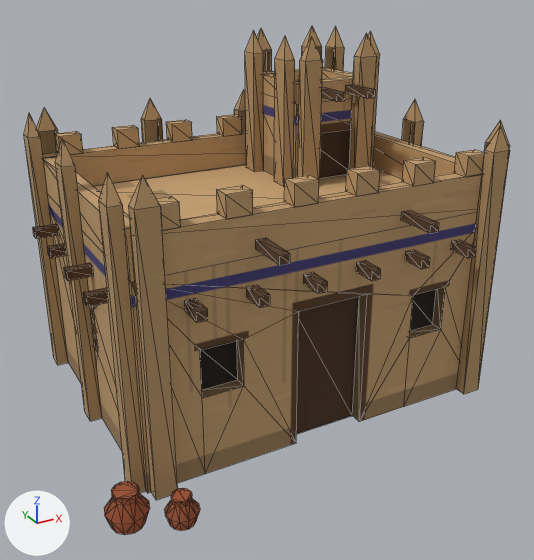
An edit to the glTF model examples/african_house_sahel/africanhousesahel.glb, drawn before and after from the same camera.
Camera for both pictures: a camera (50 mm lens) standing at (-4.99, -9.44, 6.4) and looking at (-0.01, -0.38, 1.87). Every picture has the same lights, and +X, +Y and +Z are marked at lower left. The older version comes first. Mesh edges are drawn as thin lines. Vertices at exactly the same position are counted once.

In view in the first picture: 'AfricanHouseSahel'.
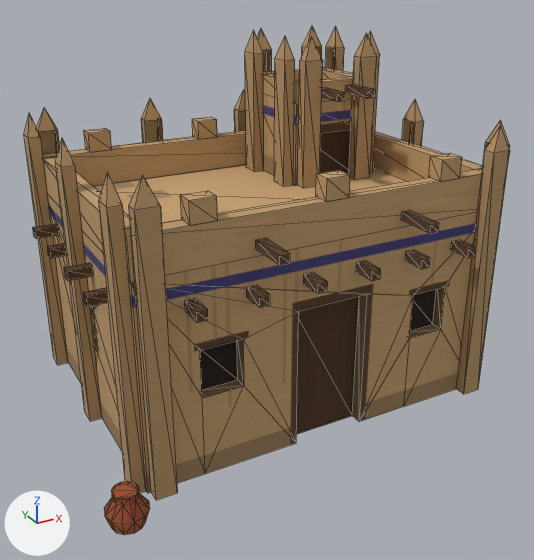
The newer file is also turned or shifted as a whole; pictures and numbers use the older file's frame.

Changed parts and their boxes [x1, y1, x2, y2] in the pictures (534 x 560 px; the box of a moved part takes in the faces that stretch with it):
part 1 of me_africanhousesahel, moved or reshaped: before [157, 196, 181, 230]; after [180, 191, 218, 225]
part 2 of me_africanhousesahel, moved or reshaped: before [346, 166, 380, 196]; after [316, 171, 350, 202]
part 3 of me_africanhousesahel, moved or reshaped: before [454, 150, 484, 177]; after [429, 153, 462, 182]
part 4 of me_africanhousesahel, moved or reshaped: before [55, 131, 83, 155]; after [84, 128, 112, 152]
part 5 of me_africanhousesahel, moved or reshaped: before [217, 114, 242, 136]; after [192, 117, 217, 139]
part 6 of me_africanhousesahel, deleted: before [112, 120, 436, 531]
part 7 of me_africanhousesahel, moved or reshaped: [106, 498, 123, 524] in both

The change in detail:
me_africanhousesahel is used by ob_africanhousesahel; location (0.0, 0.0, 0.0).
me_africanhousesahel had 665 vertices, 839 faces and spanned x -3.32..3.32, y -2.86..2.86, z 0.0..5.3.
me_africanhousesahel now has 569 vertices, 697 faces and spans x -3.32..3.32, y -2.62..2.86, z 0.0..5.3.
me_africanhousesahel part 1: the loose piece of 8 vertices spanning x -2.34..-1.99, y -1.94..-1.69, z 3.55..3.85 is moved by (0.47, 0.0, 0.0).
me_africanhousesahel part 2: the loose piece of 8 vertices spanning x 0.46..0.81, y -1.94..-1.69, z 3.55..3.85 is moved by (-0.47, 0.0, 0.0).
me_africanhousesahel part 3: the loose piece of 8 vertices spanning x 2.32..2.67, y -1.94..-1.69, z 3.55..3.85 is moved by (-0.47, 0.0, 0.0).
me_africanhousesahel part 4: the loose piece of 8 vertices spanning x -2.34..-1.99, y 2.01..2.26, z 3.55..3.85 is moved by (0.47, 0.0, 0.0).
me_africanhousesahel part 5: the loose piece of 8 vertices spanning x 0.46..0.81, y 2.01..2.26, z 3.55..3.85 is moved by (-0.47, 0.0, 0.0).
me_africanhousesahel part 6: 7 loose pieces with 96 vertices, spanning x -2.65..1.74, y -2.86..2.26, z 0.0..3.85, are deleted.
Part 7, on me_africanhousesahel:
10 faces are deleted.
10 new faces join them.
Other edits to the shape of me_africanhousesahel do not show in these pictures.
